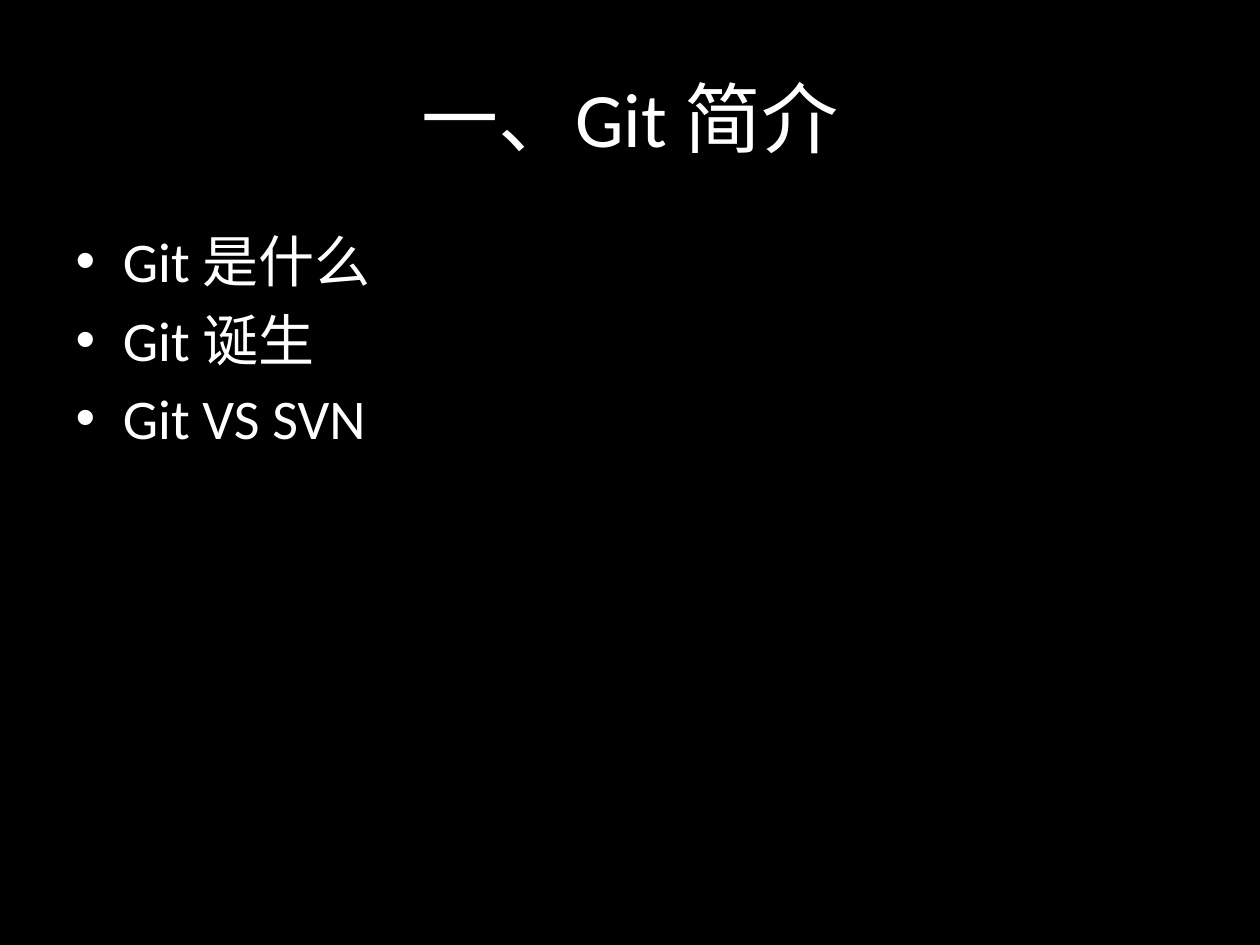
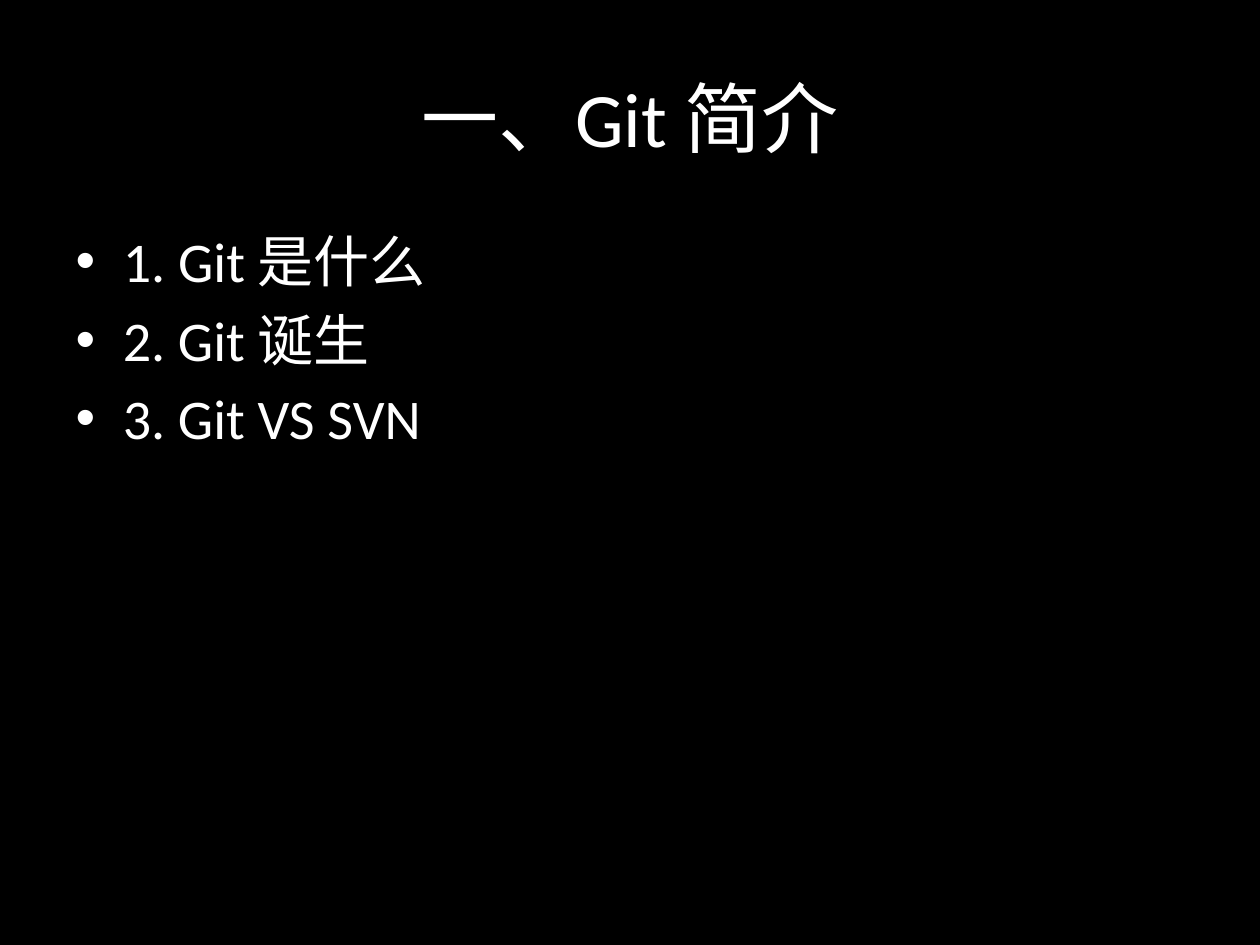
Before and after one commit to sontekliu/git-book, a slide deck: slide 3 of Git.pptx. Drawn at 1260x945 pixels with LibreOffice and Linux fonts; fonts in the diff are those of the drawing. Boxes give left, top, right and bottom in pixels: in the first picture for what was removed or moved away, otherwise in the second. Text is boxed around its words. In the diff, an @@ line names an element or a change of style, - is before the commit and + after.

```diff
--- a/Git.pptx
+++ b/Git.pptx
@@ text at <box>123,235,426,440</box>: text changed @@
-• Git 是什么
-• Git 诞生
-• Git VS SVN
+• 1. Git 是什么
+• 2. Git 诞生
+• 3. Git VS SVN
```
Also in this commit, not shown: 18 other slides changed.
